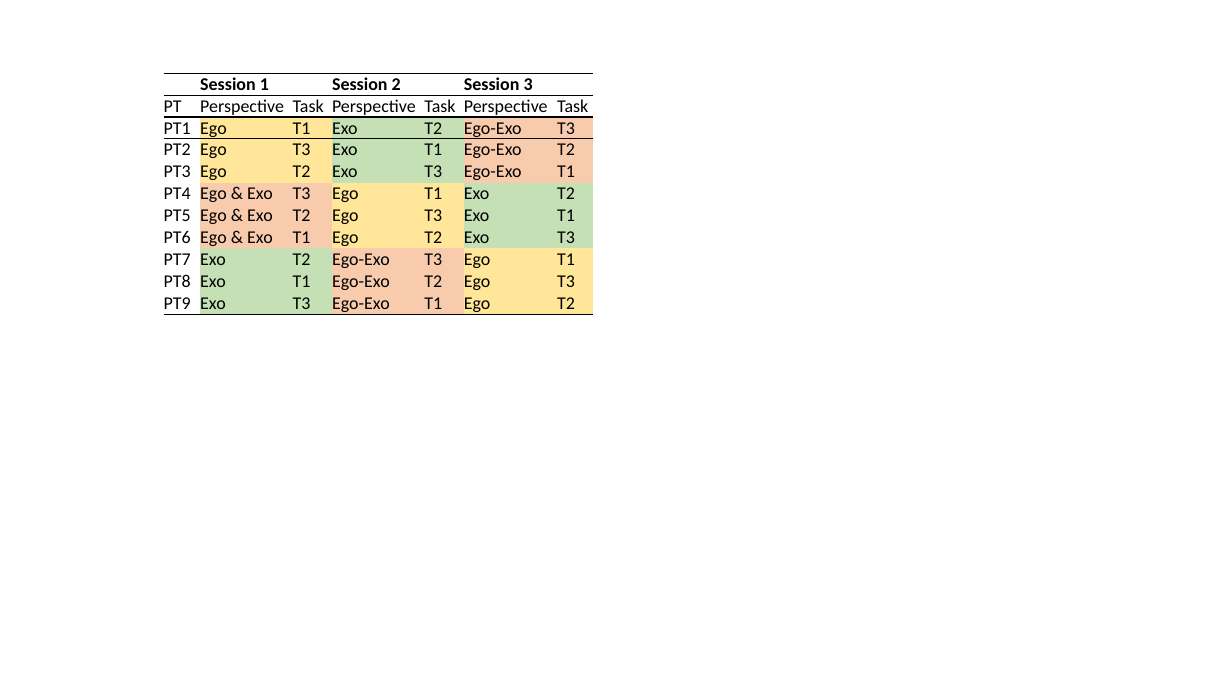
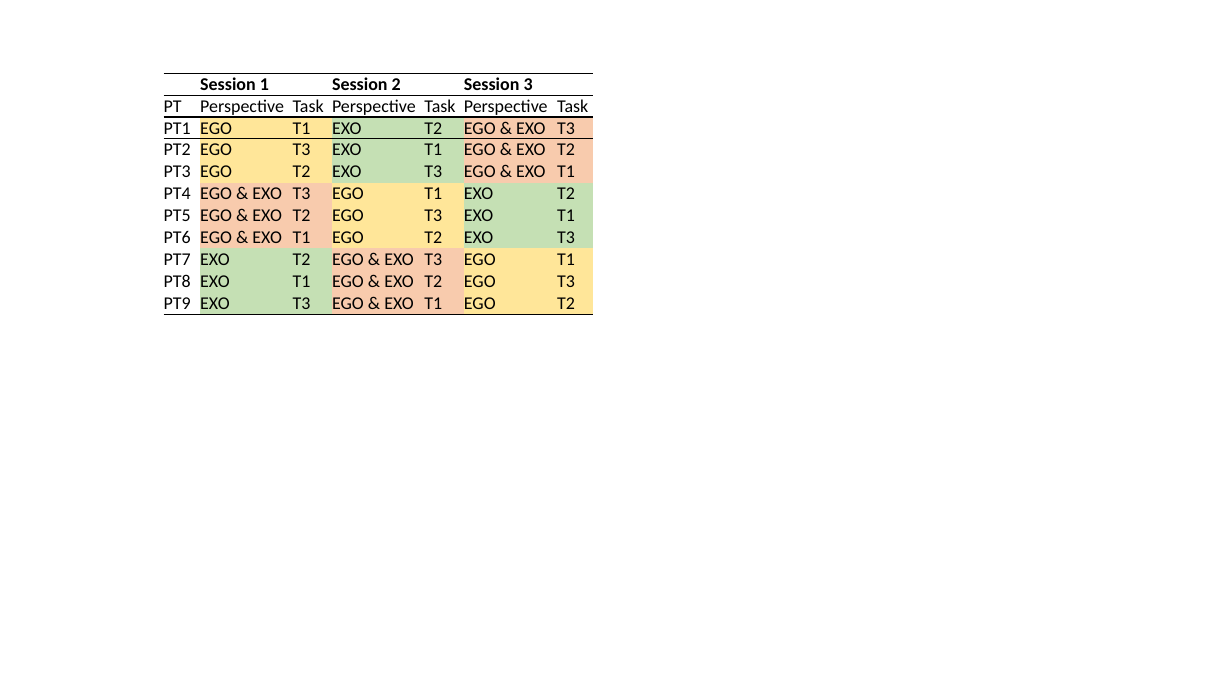
Before and after one commit to stefanfeyer/masters__thesis, a slide deck: slide 5 of figures/thesis_renderer.pptx. Drawn at 1232x693 pixels with LibreOffice and Linux fonts; fonts in the diff are those of the drawing. Boxes give left, top, right and bottom in pixels: in the first picture for what was removed or moved away, otherwise in the second. Text is boxed around its words. In the diff, an @@ line names an element or a change of style, - is before the commit and + after.

```diff
--- a/figures/thesis_renderer.pptx
+++ b/figures/thesis_renderer.pptx
@@ table at (x1=164, y1=73, x2=593, y2=313) @@
-row 3: PT1 | Ego | T1 | Exo | T2 | Ego-Exo | T3
+row 3: PT1 | EGO | T1 | EXO | T2 | EGO & EXO | T3
-row 4: PT2 | Ego | T3 | Exo | T1 | Ego-Exo | T2
+row 4: PT2 | EGO | T3 | EXO | T1 | EGO & EXO | T2
-row 5: PT3 | Ego | T2 | Exo | T3 | Ego-Exo | T1
+row 5: PT3 | EGO | T2 | EXO | T3 | EGO & EXO | T1
-row 6: PT4 | Ego & Exo | T3 | Ego | T1 | Exo | T2
+row 6: PT4 | EGO & EXO | T3 | EGO | T1 | EXO | T2
-row 7: PT5 | Ego & Exo | T2 | Ego | T3 | Exo | T1
+row 7: PT5 | EGO & EXO | T2 | EGO | T3 | EXO | T1
-row 8: PT6 | Ego & Exo | T1 | Ego | T2 | Exo | T3
+row 8: PT6 | EGO & EXO | T1 | EGO | T2 | EXO | T3
-row 9: PT7 | Exo | T2 | Ego-Exo | T3 | Ego | T1
+row 9: PT7 | EXO | T2 | EGO & EXO | T3 | EGO | T1
-row 10: PT8 | Exo | T1 | Ego-Exo | T2 | Ego | T3
+row 10: PT8 | EXO | T1 | EGO & EXO | T2 | EGO | T3
-row 11: PT9 | Exo | T3 | Ego-Exo | T1 | Ego | T2
+row 11: PT9 | EXO | T3 | EGO & EXO | T1 | EGO | T2
```
Also in this commit, not shown: 9 other slides changed, 5 slides added, 44 other files.
